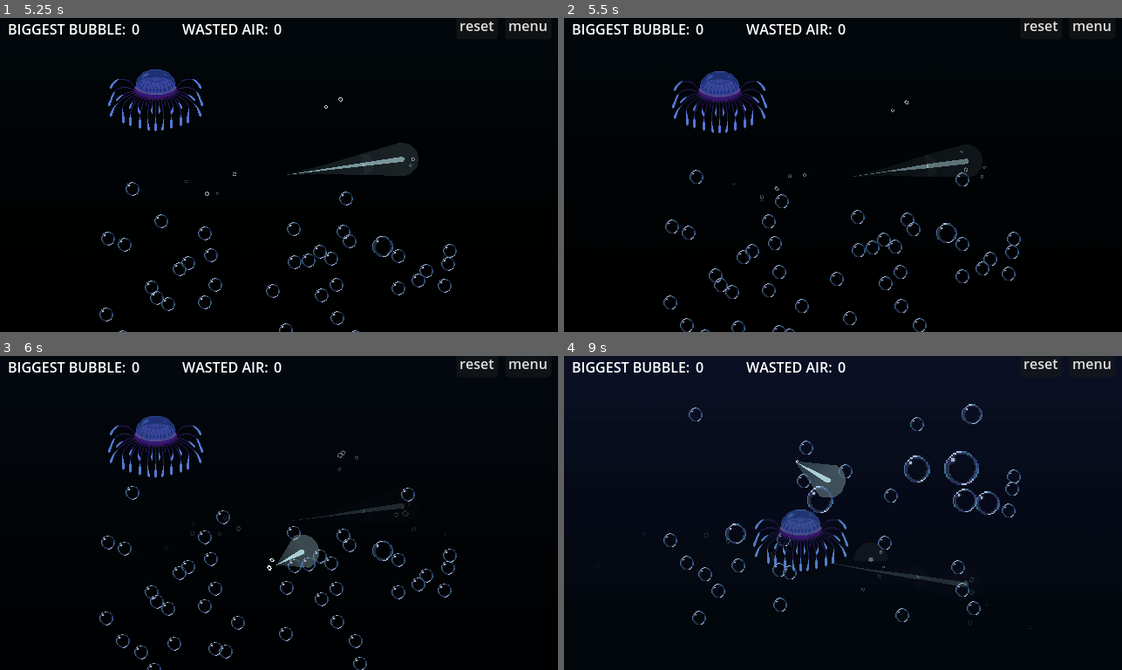
Above: before the commit, frames 1-4 (two rows, left to right).
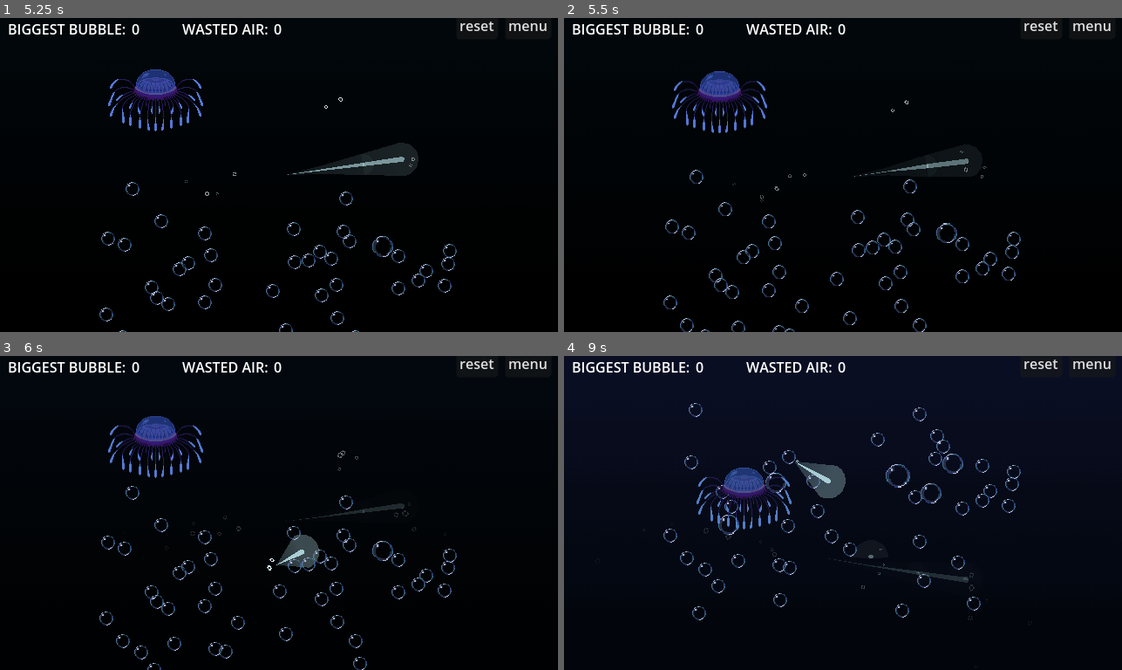
Above: after the commit, the same moments.

Repository: outrightmental/ggj25-bubble-up
Game: Godot game, scene res://scenes/main.tscn
The game is run twice, just before and just after one commit, with the same random seed, the same clock (stepped at 60 frames per second) and the same inputs.
Inputs (mouse positions are in pixels of both pictures, inside the frame that each line leads up to):
- Up to frame 1 (5.25 s): click "START" at 0.5 s; click "menu" at 1.25 s; click "START" at 2 s; click "reset" at 2.75 s; move the mouse to (401, 159) at 3.52 s; click (401, 159) at 3.6 s; drag from (167, 190) to (401, 159) at 4.27 s; move the mouse to (334, 105) at 5.02 s; click (334, 105) at 5.1 s
- Up to frame 2 (5.5 s): no input
- Up to frame 3 (6 s): drag from (251, 575) to (401, 503) at 5.77 s
- Up to frame 4 (9 s): move the mouse to (1010, 560) at 6.52 s; click (1010, 560) at 6.6 s; drag from (675, 465) to (965, 516) at 7.27 s; move the mouse to (870, 513) at 8.02 s; click (870, 513) at 8.1 s; drag from (759, 434) to (965, 569) at 8.77 s

Frame 1 is identical in both runs. In frame 2, 0.1% of the frame differs, in the area x 27-73%, y 49-64%; in frame 3, 0.2%; in frame 4, 5.8%, in the area x 17-82%, y 15-86%.

Commit message:
nearest textures, do not allow points to exist for too long

Diff:
--- a/global.gd
+++ b/global.gd
@@ -47,7 +47,7 @@
 	set(v):
 		current_g_size = v
 		emit_signal('current_param_changed', 'current_g_size', v)
-var current_f_strength := 16.0:
+var current_f_strength := 8.0:
 	set(v):
 		current_f_strength = v
 		emit_signal('current_param_changed', 'current_f_strength', v)
@@ -55,7 +55,7 @@
 	set(v):
 		current_f_size = v
 		emit_signal('current_param_changed', 'current_f_size', v)
-var current_n_influence := 5.0:
+var current_n_influence := 3.0:
 	set(v):
 		current_n_influence = v
 		emit_signal('current_param_changed', 'current_n_influence', v)
--- a/models/creatures/anglerfish.tscn
+++ b/models/creatures/anglerfish.tscn
@@ -27,5 +27,6 @@
 texture = ExtResource("2_ccgar")
 
 [node name="OnScreenCheck" type="VisibleOnScreenEnabler2D" parent="."]
+texture_filter = 1
 position = Vector2(0.501717, 0.148651)
 scale = Vector2(9.59985, 7.07467)
--- a/models/creatures/atolla_jelly.tscn
+++ b/models/creatures/atolla_jelly.tscn
@@ -15,6 +15,7 @@
 lock_rotation = true
 
 [node name="Sprite2D" type="Sprite2D" parent="."]
+texture_filter = 1
 texture = ExtResource("1_eaqdd")
 
 [node name="CollisionShape2D" type="CollisionShape2D" parent="."]
--- a/models/creatures/firework_jelly.tscn
+++ b/models/creatures/firework_jelly.tscn
@@ -15,6 +15,7 @@
 lock_rotation = true
 
 [node name="CollisionShape2D" type="CollisionShape2D" parent="."]
+texture_filter = 1
 position = Vector2(0, -19)
 rotation = 1.5708
 shape = SubResource("CapsuleShape2D_uauxw")
--- a/models/creatures/fish.tscn
+++ b/models/creatures/fish.tscn
@@ -18,6 +18,7 @@
 starting_direction = 1
 
 [node name="Sprite2D" type="Sprite2D" parent="."]
+texture_filter = 1
 texture = ExtResource("1_3cb7u")
 
 [node name="CollisionPolygon2D" type="CollisionPolygon2D" parent="."]
--- a/models/creatures/moon_jelly.tscn
+++ b/models/creatures/moon_jelly.tscn
@@ -20,4 +20,5 @@
 shape = SubResource("CapsuleShape2D_uauxw")
 
 [node name="Sprite2D" type="Sprite2D" parent="."]
+texture_filter = 1
 texture = ExtResource("1_e5ubk")
--- a/models/creatures/moorish_idol.tscn
+++ b/models/creatures/moorish_idol.tscn
@@ -18,6 +18,7 @@
 starting_direction = 1
 
 [node name="Sprite2D" type="Sprite2D" parent="."]
+texture_filter = 1
 texture = ExtResource("2_7qdr7")
 
 [node name="CollisionPolygon2D" type="CollisionPolygon2D" parent="."]
--- a/models/creatures/pufferfish.tscn
+++ b/models/creatures/pufferfish.tscn
@@ -24,6 +24,7 @@
 one_shot = true
 
 [node name="Sprite2D" type="Sprite2D" parent="."]
+texture_filter = 1
 texture = ExtResource("2_wnyak")
 
 [node name="CollisionShape2D" type="CollisionShape2D" parent="."]
--- a/models/currents/current_point.gd
+++ b/models/currents/current_point.gd
@@ -2,7 +2,9 @@
 
 signal path_follower_added(follower: Node2D, path_follow_node: PathFollow2D)
 
-const DECAY_FACTOR = 200.0
+const DECAY_FACTOR = 1.0
+
+const LIFETIME = 0.7
 
 var force_strength = 0.0
 var nearest_point_influence = 0.0
@@ -15,20 +17,25 @@
 @onready var gravity_shape = $GravityDetector/CollisionShape2D
 @onready var force_shape = $ForceEmitter/CollisionShape2D
 
+var current_force_vector = Vector2.ZERO
+
 var parent_current = null
 
 func init_with(pos: Vector2, p_direction: Vector2, current: Current):
 	position = pos
 	direction = p_direction
+	current_force_vector = direction * force_strength
 	parent_current = current
 	return self
 
 func update_direction(p_direction: Vector2):
 	direction = p_direction
+	print(direction.length())
+	current_force_vector = direction * force_strength
 	# Update force against intersecting bodies
 	for body in force_emitter.get_overlapping_bodies():
 		if body.has_method('apply_central_impulse'):
-			body.apply_central_impulse(direction * force_strength)
+			body.apply_central_impulse(current_force_vector)
 
 func _ready() -> void:
 	force_strength = Global.current_f_strength
@@ -37,12 +44,28 @@
 	Global.connect('current_param_changed', _on_current_param_changed)
 	set_current_behavior(Global.currents_behavior)
 
+	var lifetime_timer = get_tree().create_timer(LIFETIME)
+	lifetime_timer.connect('timeout', _on_lifetime_timer_timeout)
+
+# For performance reasons (and a bit of gameplay), do not allow the point to exist for longer than a certain time
+func _on_lifetime_timer_timeout():
+	queue_free()
+
 func _process(delta):
+	pass
 	# Slowly reduce force to zero over time
-	gravity_detector.gravity += DECAY_FACTOR * delta
-	gravity_detector.gravity = min(gravity_detector.gravity, 0.0)
-	if gravity_detector.gravity == 0.0:
-		queue_free()
+	#if direction.length() > 0.0:
+	#	var current_force_strength = current_force_vector.length()
+	#	var new_force_strength = max(current_force_strength - (DECAY_FACTOR * delta), 0)
+	#	current_force_vector = current_force_vector.normalized() * new_force_strength
+	#	if current_force_strength <= 0.0:
+	#		queue_free()
+	#else:
+	#	var current_force_strength = current_force_vector.length()
+	#	var new_force_strength = min(current_force_strength + (DECAY_FACTOR * delta), 0)
+	#	current_force_vector = current_force_vector.normalized() * new_force_strength
+	#	if current_force_strength >= 0.0:
+	#		queue_free()
 
 func _on_force_emitter_body_entered(body:Node2D) -> void:
 	if Global.currents_behavior == Global.CurrentBehavior.PATH_FOLLOW:
@@ -52,10 +75,10 @@
 	elif Global.currents_behavior == Global.CurrentBehavior.NEAREST_POINT_FORWARD_FORCE:
 		if body.has_method('apply_central_impulse'):
 			var vacuum_force = position - body.global_position
-			body.apply_central_impulse(direction * force_strength + vacuum_force * nearest_point_influence)
+			body.apply_central_impulse(current_force_vector + vacuum_force * nearest_point_influence)
 	else:
 		if body.has_method('apply_central_impulse'):
-			body.apply_central_impulse(direction * force_strength)
+			body.apply_central_impulse(current_force_vector)
 			if body.has_method('on_current_collide'):
 				body.on_current_collide(parent_current)
 
--- a/models/movable/bottle.tscn
+++ b/models/movable/bottle.tscn
@@ -8,4 +8,5 @@
 polygon = PackedVector2Array(0, -29, -6, -22, -11, 6, -13, 23, -11, 25, -7, 28, -4, 29, 6, 29, 9, 25, 10, 7, 13, -2, 14, -19, 8, -29)
 
 [node name="Sprite2D" type="Sprite2D" parent="."]
+texture_filter = 1
 texture = ExtResource("1_va3wc")
--- a/models/movable/can.tscn
+++ b/models/movable/can.tscn
@@ -12,4 +12,5 @@
 texture = ExtResource("1_yur8y")
 
 [node name="CollisionShape2D" type="CollisionShape2D" parent="."]
+texture_filter = 1
 shape = SubResource("CapsuleShape2D_1ix62")
--- a/models/movable/gorgonian.tscn
+++ b/models/movable/gorgonian.tscn
@@ -3,6 +3,7 @@
 [ext_resource type="Texture2D" uid="uid://48qnsmxbyerq" path="res://assets/coral_A.png" id="1_csial"]
 
 [node name="Gorgonian" type="RigidBody2D"]
+texture_filter = 1
 
 [node name="CollisionPolygon2D" type="CollisionPolygon2D" parent="."]
 polygon = PackedVector2Array(-26.5, -56.5, -26.5, -55.9, -26.9, -55.5, -28.2, -55.5, -28.7, -54.3, -27.5, -53.1, -27.5, …(1642 unchanged characters)…
--- a/models/movable/movable_diving_bell.tscn
+++ b/models/movable/movable_diving_bell.tscn
@@ -4,6 +4,7 @@
 [ext_resource type="Texture2D" uid="uid://ps1uyekg8t6l" path="res://assets/diving_bell_test.png" id="2_ujb2m"]
 
 [node name="RigidBody2D" type="RigidBody2D"]
+texture_filter = 1
 collision_mask = 3
 mass = 25.0
 gravity_scale = 0.05
--- a/models/movable/movable_plank.tscn
+++ b/models/movable/movable_plank.tscn
@@ -4,6 +4,7 @@
 [ext_resource type="Texture2D" uid="uid://bndsnq7ksslqf" path="res://assets/board_pixel.png" id="2_qt2yn"]
 
 [node name="Plank" type="RigidBody2D"]
+texture_filter = 1
 collision_mask = 3
 mass = 25.0
 gravity_scale = 0.05
--- a/models/movable/plastic_bag.tscn
+++ b/models/movable/plastic_bag.tscn
@@ -3,6 +3,7 @@
 [ext_resource type="Texture2D" uid="uid://bbgttvuy12cts" path="res://assets/plastic_bag.png" id="1_ej8ih"]
 
 [node name="PlasticBag" type="RigidBody2D"]
+texture_filter = 1
 
 [node name="CollisionPolygon2D" type="CollisionPolygon2D" parent="."]
 polygon = PackedVector2Array(-1, -48, -8, -48, -11, -42, -8, -33, -7, -22, -9, -17, -19, -20, -34, -30, -36, -31, -57, -41, -63, -40, -65, -30, -43, -6, -24, 29, -22, 33, -7, 48, 7, 48, 29, 38, 51, 31, 63, 24, 65, 14, 45, -9, 39, -17, 32, -33, 28, -36, 23, -40, 16, -42)
--- a/models/movable/ship_pole.tscn
+++ b/models/movable/ship_pole.tscn
@@ -6,6 +6,7 @@
 size = Vector2(369, 17)
 
 [node name="ShipPole" type="RigidBody2D"]
+texture_filter = 1
 
 [node name="Sprite2D" type="Sprite2D" parent="."]
 texture = ExtResource("1_dfkw5")
--- a/models/movable/table_coral.tscn
+++ b/models/movable/table_coral.tscn
@@ -3,6 +3,7 @@
 [ext_resource type="Texture2D" uid="uid://mp763hu25afo" path="res://assets/coral_B.png" id="1_awdxv"]
 
 [node name="TableCoral" type="RigidBody2D"]
+texture_filter = 1
 
 [node name="CollisionPolygon2D" type="CollisionPolygon2D" parent="."]
 polygon = PackedVector2Array(69, -45.5, 37.8, -45.5, 32.8, -43.5, 27.6, -43.5, 20, -35.9, 20, -30, 23, -28, 23, -26.8,  …(652 unchanged characters)…
--- a/models/movable/wheel.tscn
+++ b/models/movable/wheel.tscn
@@ -3,6 +3,7 @@
 [ext_resource type="Texture2D" uid="uid://nhekarmwgme4" path="res://assets/wheel.png" id="1_2a8e1"]
 
 [node name="Wheel" type="RigidBody2D"]
+texture_filter = 1
 
 [node name="CollisionPolygon2D" type="CollisionPolygon2D" parent="."]
 polygon = PackedVector2Array(5, -89.5, -4, -89.5, -4, -71.3, -7, -69.3, -7, -62.6, -22.6, -58, -26, -58, -38.3, -49.8,  …(1157 unchanged characters)…
